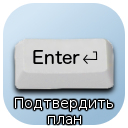
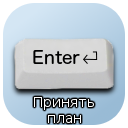
Comparing the layer stacks of the two 128 x 128 images. Changes:
renamed "Подтвердить план" to "Принять ...", painted on it over [15, 97, 113, 124]
painted on "Drop Shadow" over [13, 95, 115, 126]
